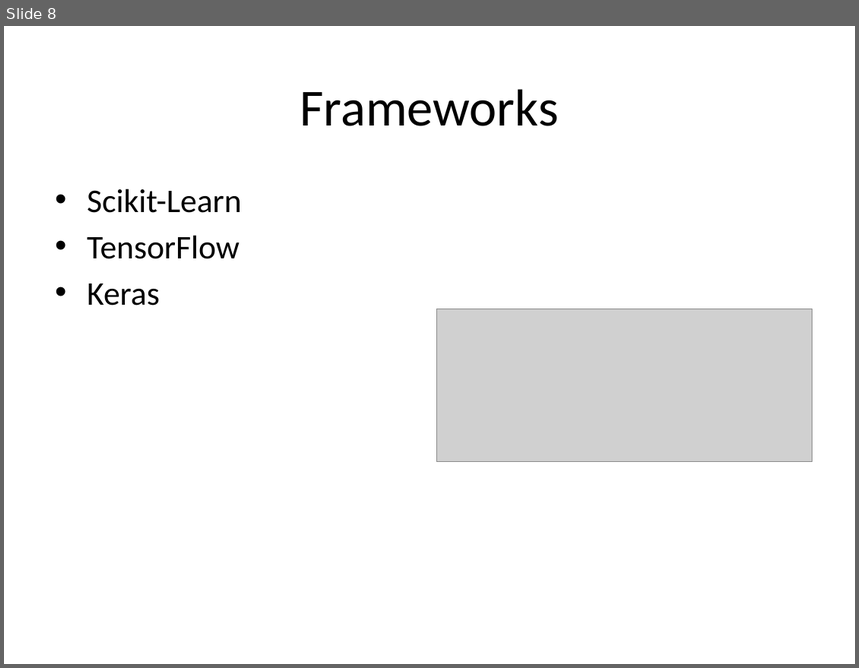
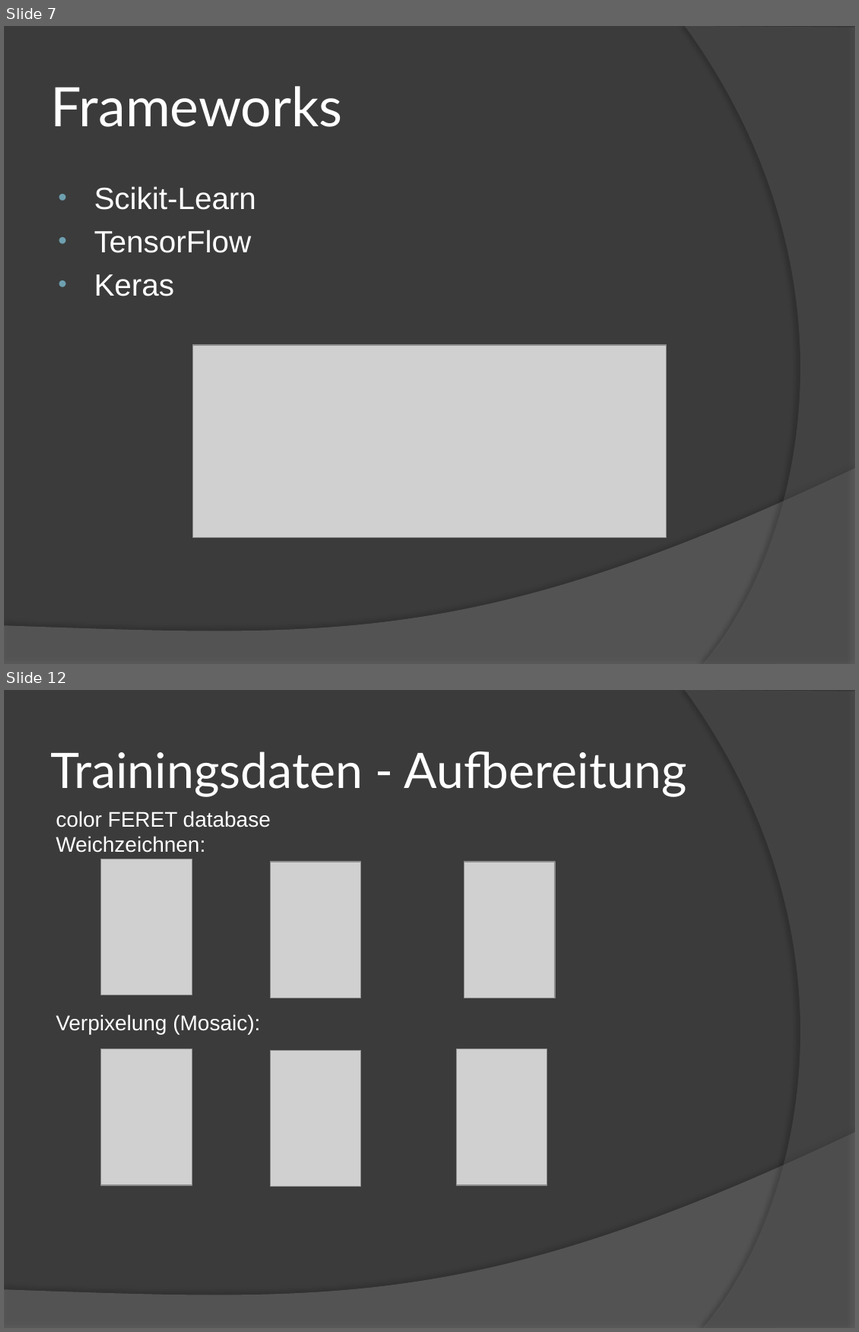
Before and after one commit to schroedingerskatze42/project, a slide deck: documentation/presentation/Image Deobfuscation.pptx. Shown one above the other, each under a label of ours: slide 8 before the commit, slides 7 and 12 after it; the slides between them are not shown. The pictures are 859x668 and 859x1332 pixels, drawn with LibreOffice and Linux fonts; fonts in the diff are those of the drawing; grey boxes stand for pictures. Boxes give left, top, right and bottom in pixels: in the first picture for what was removed or moved away, otherwise in the second. Text is boxed around its words. In the diff, an @@ line names an element or a change of style, - is before the commit and + after.

```diff
--- a/documentation/presentation/Image Deobfuscation.pptx
+++ b/documentation/presentation/Image Deobfuscation.pptx
@@ slide 12 added at bbox=[4, 690, 855, 1328], background #3B3B3B; not listed: 2 template elements that a slide beside it also shows @@
@@ title added at bbox=[51, 752, 687, 797], 41.4 pt, text #FFFFFF @@
+Trainingsdaten - Aufbereitung
@@ text added at bbox=[56, 811, 271, 853], 18 pt, text #FFFFFF @@
+color FERET database
+Weichzeichnen:
@@ picture added at bbox=[101, 859, 192, 995] @@
@@ picture added at bbox=[271, 862, 361, 998] @@
@@ picture added at bbox=[465, 862, 556, 998] @@
@@ text added at bbox=[56, 1015, 260, 1034], 18 pt, text #FFFFFF @@
+Verpixelung (Mosaic):
@@ picture added at bbox=[101, 1049, 192, 1186] @@
@@ picture added at bbox=[271, 1051, 361, 1187] @@
@@ picture added at bbox=[456, 1049, 547, 1186] @@
@@ what was slide 8 is now slide 7 @@
@@ slide 7 changed as well @@
@@ background #FFFFFF to #3B3B3B @@
@@ freeform shape added at bbox=[685, 26, 855, 664], fill #5E5E5E at 40% opacity @@
@@ title "Frameworks" at bbox=[51, 86, 343, 127]: size 44 to 46 pt, font Calibri to Lato, text colour #000000 to #FFFFFF; alignment centre to left @@
@@ text "Scikit-Learn" at bbox=[94, 186, 256, 297]: size 28 to 26 pt, font Calibri to Arial, text colour #000000 to #FFFFFF; indent changed @@
@@ picture: place and size @@
-picture at bbox=[436, 309, 813, 463]
+picture at bbox=[193, 345, 666, 537]
@@ freeform shape added at bbox=[4, 468, 855, 664], fill #7F7F7F at 45% opacity @@
```
Also in this commit, not shown: 5 other slides changed, 9 other slides added, 7 slides removed, 14 other files.
